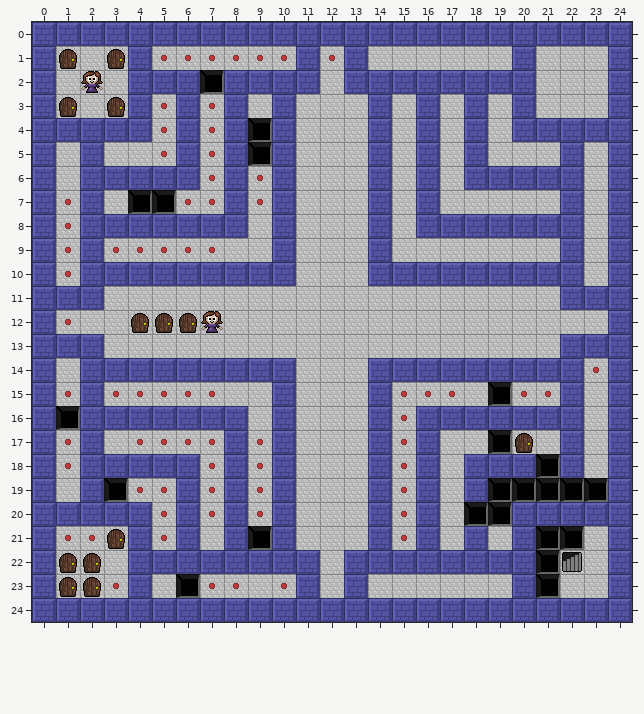
Tiled map, stored at levels/test_level-4.tmx. That is the earlier state.
Cells are 24x24 px. Shown: x 0..24, y 0..24.
Now the later version:
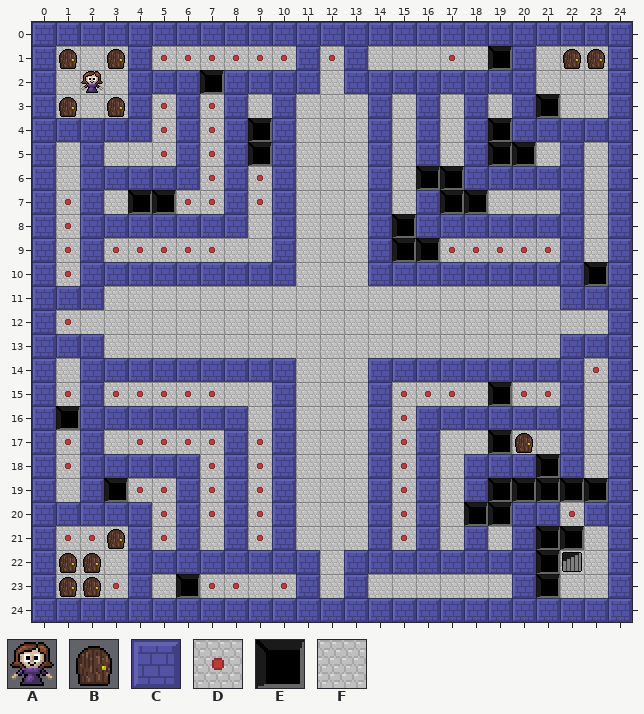
Key: from "Objects": A 0 "player", B 5 "door"; from "Terrain": C 0 "wall", D 1 "nopickup", E 2 "pit", F 3 "floor".
_ is an empty cell.
Message: Maybe complete 4th level
From old to new:
Layer "Terrain":
Tile C becomes tile D in row 20 at x 22.
Tile E becomes tile D in row 21 at x 9.
Tile F becomes tile D in row 1 at x 17; in row 9 at x 17 to 21.
Tile C becomes tile E in row 6 at x 16.
Tile F becomes tile E in row 1 at x 19; in row 3 at x 21; in row 4 at x 19; in row 5 at x 19 to 20; in row 6 at x 17; in row 7 at x 17 to 18.
Tile F becomes tile E in row 8 at x 15; in row 9 at x 15 to 16; in row 10 at x 23.
Layer "Objects":
The author put tile B in row 1 at x 22 to 23.
The edit erases tile A in row 12 at x 7.
The edit erases tile B in row 12 at x 4 to 6.
